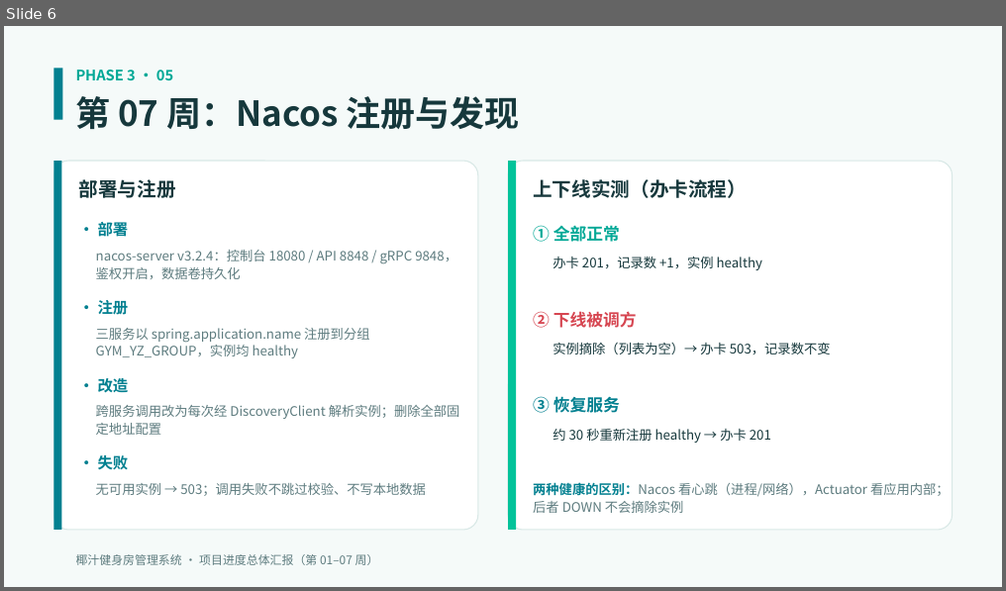
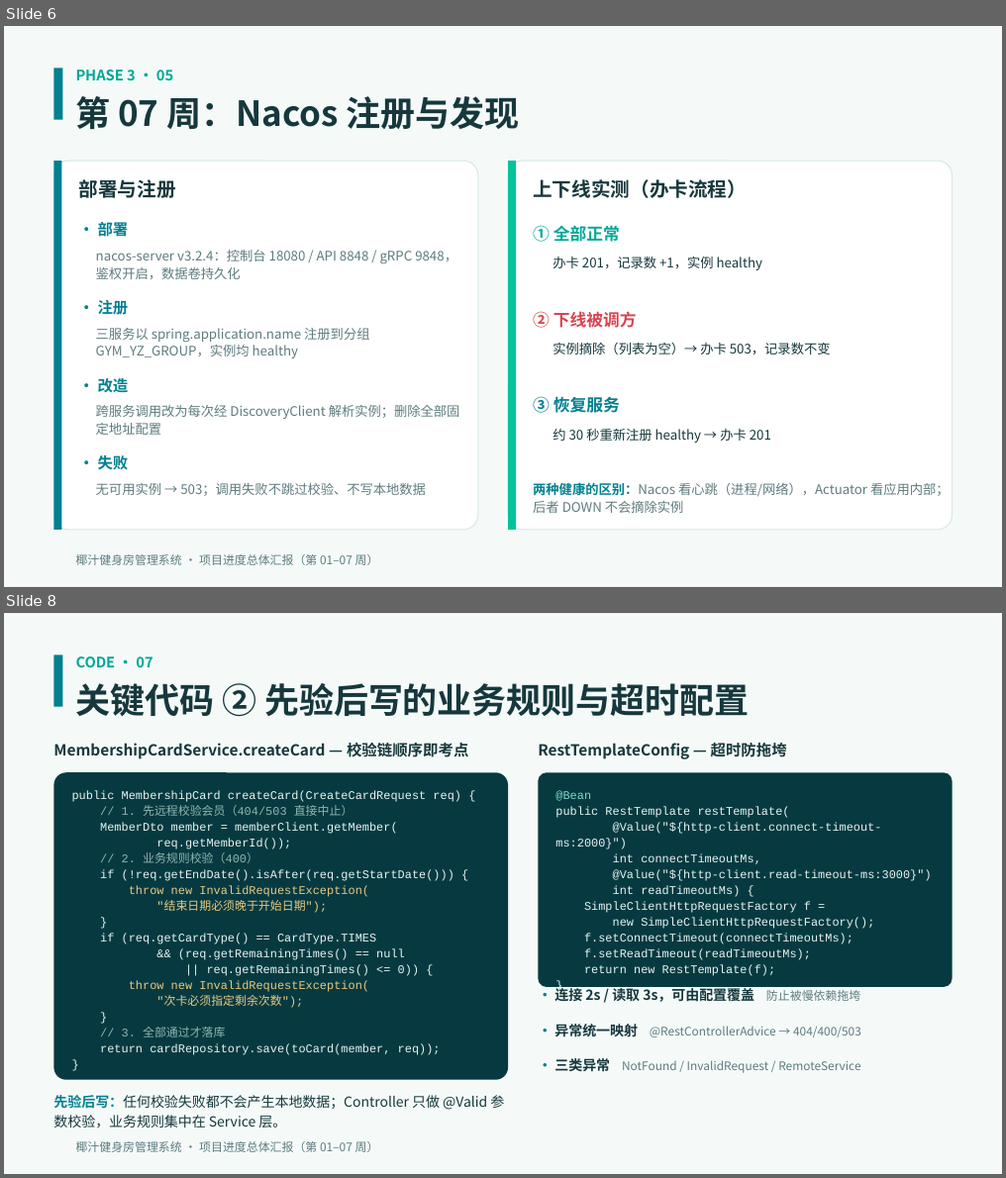
Before and after one commit to lovely7067/Microservices-practice-2412190217, a slide deck: docs/项目进度汇报-第01-07周.pptx. Shown one above the other, each under a label of ours: slide 6 before the commit, slides 6 and 8 after it; the slides between them are not shown. The pictures are 1006x591 and 1006x1178 pixels, drawn with LibreOffice and Linux fonts; fonts in the diff are those of the drawing. Boxes give left, top, right and bottom in pixels: in the first picture for what was removed or moved away, otherwise in the second. Text is boxed around its words. In the diff, an @@ line names an element or a change of style, - is before the commit and + after.

Commit message:
docs: PPT 新增两页关键代码展示（服务发现调用、先验后写业务规则与超时配置），共 11 页

```diff
--- a/docs/项目进度汇报-第01-07周.pptx
+++ b/docs/项目进度汇报-第01-07周.pptx
@@ slide 8 added at [4, 613, 1002, 1174], background #F5FAF9 @@
@@ rectangle added at [54, 655, 62, 707], fill #028090 @@
@@ text added at [76, 657, 152, 667], 10.5 pt, text #00A896, bold @@
+CODE · 07
@@ text added at [76, 683, 748, 717], 25 pt, text #16383C, bold @@
+关键代码 ② 先验后写的业务规则与超时配置
@@ text added at [54, 743, 468, 760], 11 pt, text #16383C, bold @@
+MembershipCardService.createCard — 校验链顺序即考点
@@ text added at [538, 743, 787, 760], 11 pt, text #16383C, bold @@
+RestTemplateConfig — 超时防拖垮
@@ rounded rectangle added at [54, 772, 508, 1080], fill #063A40 @@
@@ rounded rectangle added at [538, 772, 952, 987], fill #063A40 @@
@@ text added at [72, 791, 461, 1056], 8.5 pt, text #E6F2F0 @@
+public MembershipCard createCard(CreateCardRequest req) {
+// 1. 先远程校验会员（404/503 直接中止）
+MemberDto member = memberClient.getMember(
+req.getMemberId());
+// 2. 业务规则校验（400）
+if (!req.getEndDate().isAfter(req.getStartDate())) {
+throw new InvalidRequestException(
+"结束日期必须晚于开始日期");
+}
+if (req.getCardType() == CardType.TIMES
+&& (req.getRemainingTimes() == null
+|| req.getRemainingTimes() <= 0)) {
+throw new InvalidRequestException(
+"次卡必须指定剩余次数");
+}
+// 3. 全部通过才落库
+return cardRepository.save(toCard(member, req));
+}
@@ text added at [555, 791, 932, 976], 8.5 pt, text #E6F2F0 @@
+@Bean
+public RestTemplate restTemplate(
+@Value("${http-client.connect-timeout-ms:2000}")
+int connectTimeoutMs,
+@Value("${http-client.read-timeout-ms:3000}")
+int readTimeoutMs) {
+SimpleClientHttpRequestFactory f =
+new SimpleClientHttpRequestFactory();
+f.setConnectTimeout(connectTimeoutMs);
+f.setReadTimeout(readTimeoutMs);
+return new RestTemplate(f);
+}
@@ text added at [554, 987, 860, 1005], 10 pt, text #16383C, bold @@
+· 连接 2s / 读取 3s，可由配置覆盖 防止被慢依赖拖垮
@@ text added at [554, 1024, 861, 1038], 8.5 pt, text #5E7C7F @@
+· 异常统一映射 @RestControllerAdvice → 404/400/503
@@ text added at [554, 1059, 860, 1073], 8.5 pt, text #5E7C7F @@
+· 三类异常 NotFound / InvalidRequest / RemoteService
@@ text added at [54, 1095, 504, 1129], 10 pt, text #16383C @@
+先验后写：任何校验失败都不会产生本地数据；Controller 只做 @Valid 参数校验，业务规则集中在 Service 层。
@@ text added at [76, 1142, 379, 1153], 8.5 pt, text #5E7C7F @@
+椰汁健身房管理系统 · 项目进度总体汇报（第 01–07 周）
```
Also in this commit, not shown: 3 slides changed, 1 other slide added.
